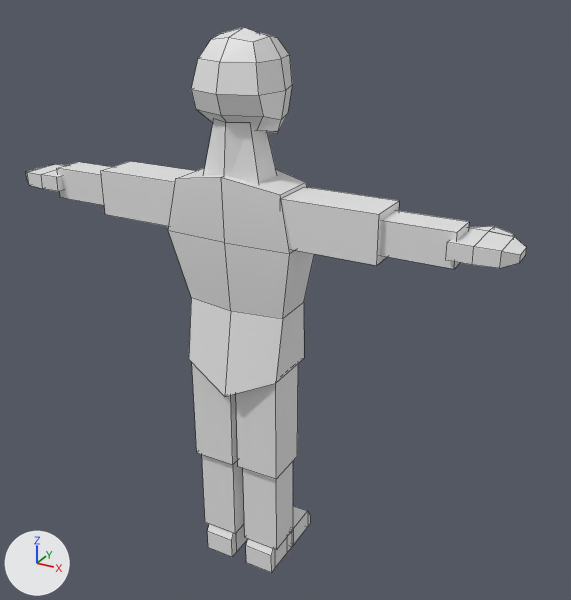
Renders of the Blender file Assets/Models/Character.blend from each side of a commit.
The view is the same before and after, from a camera (50 mm lens) standing at (6.94, -11.05, 11.34) and looking at (0.46, 0.74, 5.45). Lighting does not change. The marker at lower left points along +X, +Y and +Z. Mesh edges are drawn as thin lines.

The older version as bpy lines, for what is in view:
```python
ob_abdomen = bpy.data.objects.new('Abdomen', me_abdomen)
ob_abdomen.location = (0.0, 0.0, 0.0)
ob_left_calf = bpy.data.objects.new('Left Calf', me_calf)
ob_left_calf.location = (0.0, 0.0, 0.0)
ob_left_forearm = bpy.data.objects.new('Left Forearm', me_forearm)
ob_left_forearm.location = (0.0, 0.0, 0.0)
ob_left_thigh = bpy.data.objects.new('Left Thigh', me_thigh)
ob_left_thigh.location = (0.0, 0.0, 0.0)
ob_right_bicep = bpy.data.objects.new('Right Bicep', me_cube_011)
ob_right_bicep.location = (0.0, 0.0, 0.0)
ob_right_calf = bpy.data.objects.new('Right Calf', me_cube_002)
ob_right_calf.location = (0.0, 0.0, 0.0)
ob_right_forearm = bpy.data.objects.new('Right Forearm', me_cube_012)
ob_right_forearm.location = (0.0, 0.0, 0.0)
ob_right_hand = bpy.data.objects.new('Right Hand', me_cube_014)
ob_right_hand.location = (0.0, 0.0, 0.0)
ob_right_thigh = bpy.data.objects.new('Right Thigh', me_cube_001)
ob_right_thigh.location = (0.0, 0.0, 0.0)
# also in view: 'Left Hand' at (-4.28, 0.11, 7.37); 'Left Foot' at (-0.46, 0.46, 0.34); 'HeadMesh' at (0.0, 0.18, 9.37); 'Torso' at (0.0, 0.19, 6.81); 'NeckMesh' at (0.0, 0.0, 8.29)
```
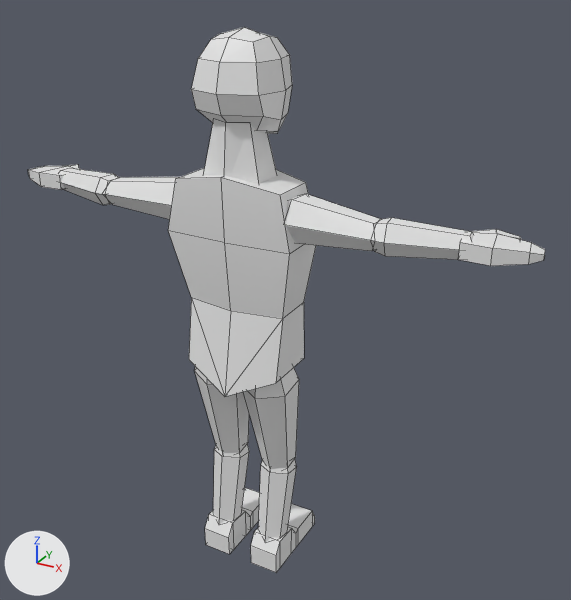
The change, as a list of edits to the scene's bpy script:
```text
Change me_bicep:
    used by ob_left_bicep; location = (0.0, 0.0, 0.0)
    remove me_bicep.from_pydata(...)  # 8 vertices, 6 faces; spans x -2.69..-1.0, y -0.41..0.41, z 6.94..7.76
    add me_bicep.from_pydata(...)  # 18 vertices, 16 faces; spans x -2.72..-0.83, y -0.46..0.41, z 6.98..7.71
    me_bicep part 3: the whole mesh is rebuilt
Change me_foot:
    where me_foot.from_pydata(...)  # 28 vertices, 26 faces; spans x -0.76..-0.17, y -0.38..1.31, z 0.0..0.68
    used by ob_left_foot; location = (0.0, 0.0, 0.0)
    me_foot part 1: the whole mesh is moved by (-0.09, 0.04, 0.01)
Change me_abdomen:
    used by ob_abdomen; location = (0.0, 0.0, 0.0)
    remove me_abdomen.from_pydata(...)  # 12 vertices, 10 faces; spans x -0.95..0.95, y -0.7..0.83, z 4.0..5.59
    add me_abdomen.from_pydata(...)  # 12 vertices, 14 faces; spans x -0.95..0.95, y -0.7..0.83, z 4.0..5.59
    me_abdomen part 2
    4 faces are deleted
    8 new faces join them
Add me_calf_1:
    me_calf_1.from_pydata(...)  # 18 vertices, 16 faces; spans x -0.86..-0.24, y -0.26..0.65, z 4.67..6.56
Add me_thigh_1:
    me_thigh_1.from_pydata(...)  # 18 vertices, 16 faces; spans x -0.99..-0.05, y -0.5..0.67, z 6.23..8.84
Add me_forearm_1:
    me_forearm_1.from_pydata(...)  # 18 vertices, 16 faces; spans x -4.11..-2.51, y -0.47..0.26, z 7.08..7.61
Change ob_left_bicep:
    add _m = ob_left_bicep.modifiers.new('Mirror', 'MIRROR')
    add _m.mirror_object = ob_torso
Remove ob_left_forearm:
    ob_left_forearm = bpy.data.objects.new('Left Forearm', me_forearm)
    ob_left_forearm.location = (0.0, 0.0, 0.0)
Change ob_left_hand:
    add _m = ob_left_hand.modifiers.new('Mirror', 'MIRROR')
    add _m.mirror_object = ob_torso
Remove ob_left_thigh:
    ob_left_thigh = bpy.data.objects.new('Left Thigh', me_thigh)
    ob_left_thigh.location = (0.0, 0.0, 0.0)
Remove ob_left_calf:
    ob_left_calf = bpy.data.objects.new('Left Calf', me_calf)
    ob_left_calf.location = (0.0, 0.0, 0.0)
Change ob_left_foot:
    add _m = ob_left_foot.modifiers.new('Mirror', 'MIRROR')
Remove ob_right_thigh:
    ob_right_thigh = bpy.data.objects.new('Right Thigh', me_cube_001)
    ob_right_thigh.location = (0.0, 0.0, 0.0)
Remove ob_right_calf:
    ob_right_calf = bpy.data.objects.new('Right Calf', me_cube_002)
    ob_right_calf.location = (0.0, 0.0, 0.0)
Remove ob_right_bicep:
    ob_right_bicep = bpy.data.objects.new('Right Bicep', me_cube_011)
    ob_right_bicep.location = (0.0, 0.0, 0.0)
Remove ob_right_forearm:
    ob_right_forearm = bpy.data.objects.new('Right Forearm', me_cube_012)
    ob_right_forearm.location = (0.0, 0.0, 0.0)
Remove ob_right_hand:
    ob_right_hand = bpy.data.objects.new('Right Hand', me_cube_014)
    ob_right_hand.location = (0.0, 0.0, 0.0)
Remove ob_right_foot:
    ob_right_foot = bpy.data.objects.new('Right Foot', me_cube_016)
    ob_right_foot.location = (0.0, 0.0, 0.0)
Add ob_calfs:
    ob_calfs = bpy.data.objects.new('Calfs', me_calf_1)
    ob_calfs.location = (0.0, 0.0, -4.19)
    _m = ob_calfs.modifiers.new('Mirror', 'MIRROR')
    _m.mirror_object = ob_torso
Add ob_thighs:
    ob_thighs = bpy.data.objects.new('Thighs', me_thigh_1)
    ob_thighs.location = (0.0, 0.0, -4.19)
    _m = ob_thighs.modifiers.new('Mirror', 'MIRROR')
    _m.mirror_object = ob_torso
Add ob_forearms:
    ob_forearms = bpy.data.objects.new('Forearms', me_forearm_1)
    ob_forearms.location = (0.0, 0.0, 0.0)
    _m = ob_forearms.modifiers.new('Mirror', 'MIRROR')
    _m.mirror_object = ob_torso
```

Pixel boxes [x1, y1, x2, y2] of what changed, in the pictures (571 x 600 px):
'Left Bicep', reshaped, modifiers changed (195% wider, 14% taller)
    before: [101, 161, 194, 226]
    after: [105, 177, 381, 251]
'Right Bicep', deleted
    before: [281, 187, 399, 266]
'Thighs', added
    after: [195, 366, 299, 469]
'Right Thigh', deleted
    before: [236, 364, 298, 479]
'Forearms', added
    after: [59, 168, 474, 260]
'Calfs', added
    after: [213, 444, 297, 543]
'Left Foot', mesh moved, modifiers changed
    before: [207, 524, 248, 557]
    after: [205, 488, 315, 573]
'Right Forearm', deleted
    before: [380, 210, 469, 269]
'Right Calf', deleted
    before: [243, 462, 293, 550]
'Left Hand', modifiers changed
    before: [26, 164, 65, 191]
    after: [28, 164, 545, 266]
'Left Thigh', deleted
    before: [192, 363, 238, 465]
'Left Calf', deleted
    before: [202, 455, 244, 534]
'Right Hand', deleted
    before: [446, 226, 527, 268]
'Left Forearm', deleted
    before: [57, 162, 111, 205]
'Right Foot', deleted
    before: [246, 506, 310, 573]
part 2 of me_abdomen, built on
    both: [191, 297, 283, 396]
